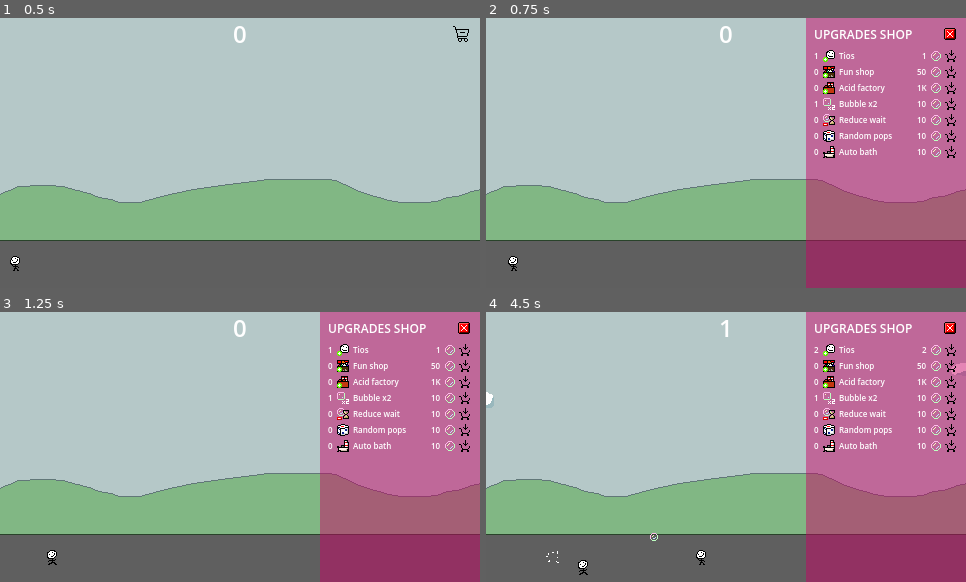
Above: before the commit, frames 1-4 (two rows, left to right).
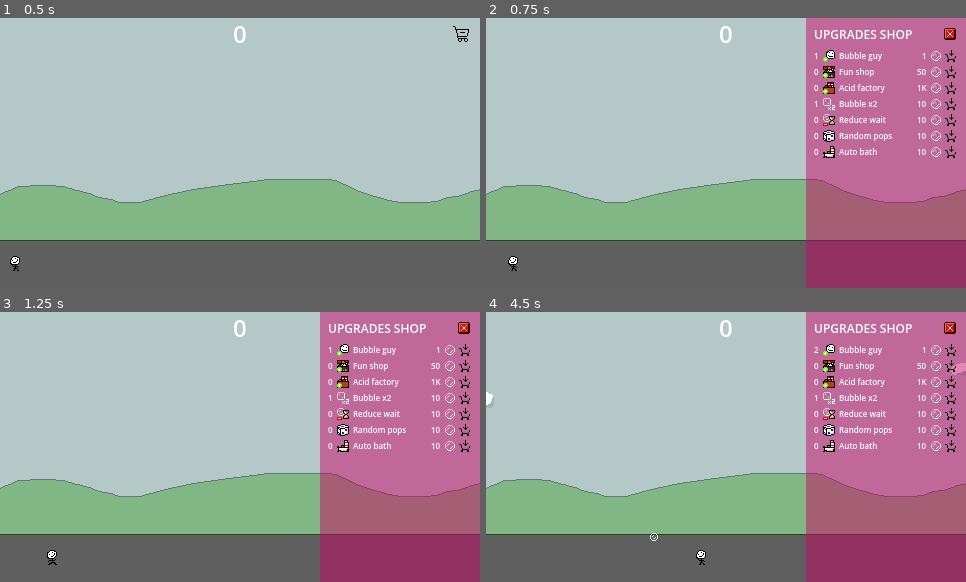
Above: after the commit, the same moments.

Repository: DISN-kolo/bubble-clicker-ggj25
Game: Godot game, scene res://main scene/MainScene.tscn
The game is run twice, just before and just after one commit, with the same random seed, the same clock (stepped at 60 frames per second) and the same inputs.
Inputs (mouse positions are in pixels of both pictures, inside the frame that each line leads up to):
- Up to frame 1 (0.5 s): no input
- Up to frame 2 (0.75 s): click (946, 34) at 0.5 s
- Up to frame 3 (1.25 s): no input
- Up to frame 4 (4.5 s): click (951, 349) at 1.27 s; tap Enter (ui_accept) at 2, 2.27, 3.02 s; move the mouse to (572, 555) at 2.02 s; hold Right (ui_right) 2.03-3.53 s; click (572, 555) at 2.1 s; move the mouse to (630, 460) at 2.77 s; click (630, 460) at 2.85 s; move the mouse to (774, 387) at 3.52 s; hold Left (ui_left) 3.53-4.28 s; click (774, 387) at 3.6 s; move the mouse to (553, 560) at 4.27 s; hold Right (ui_right) from 4.28 s (still down); click (553, 560) at 4.35 s

Frame 1 is identical in both runs. In frame 2, 0.1% of the frame differs, in the area x 73-83%, y 12-16%; in frame 3, 0.1%; in frame 4, 0.3%, in the area x 12-92%, y 2-98%.

Commit message:
set price to guy

Diff:
--- a/bubbles_value/bubbles_global.gd
+++ b/bubbles_value/bubbles_global.gd
@@ -7,51 +7,46 @@
 
 const upgrades = [
 	{
-		"name": "Tios",
+		"name": "Bubble guy",
 		"quantity": 1,
 		"img": "UpTio.png",
-		"price": "1",
+		"prices": ["1"],
+		"noLimit": true
 	},
 	{
 		"name": "Fun shop",
 		"quantity": 0,
 		"img": "UpShoppy.png",
-		"price": "",
 		"prices": ["50", "500", "50000", "500000", "50000000", "5000000000"],
 	},
 	{
 		"name": "Acid factory",
 		"quantity": 0,
 		"img": "UpFactory.png",
-		"price": "",
 		"prices": ["1000", "10000", "100000", "10000000"],
 	},
 	{
 		"name": "Bubble x2",
 		"quantity": 1,
 		"img": "UpBubblePtsALTERNATIVE.png",
-		"price": "",
 		"prices": ["10", "100", "500", "2500", "50000", "1000000"],
 	},
 	{
 		"name": "Reduce wait",
 		"quantity": 0,
 		"img": "BubbleTimerReduce.png",
-		"price": "",
 		"prices": ["10", "100", "500", "2500", "50000", "1000000"],
 	},
 	{
 		"name": "Random pops",
 		"quantity": 0,
 		"img": "UpRandomPop.png",
-		"price": "",
 		"prices": ["10", "100", "500", "2500", "50000", "1000000"],
 	},
 		{
 		"name": "Auto bath",
 		"quantity": 0,
 		"img": "UpBath.png",
-		"price": "",
 		"prices": ["10", "100", "500", "2500", "50000", "1000000"],
 	},
 ]
--- a/ui_shop/ui_shop.gd
+++ b/ui_shop/ui_shop.gd
@@ -9,10 +9,7 @@
 	for upgrade in BubblesGlobal.upgrades:
 		var control = UPGRADE.instantiate();
 		control.upgrade_name = upgrade.name;
-		if (upgrade.price.length() > 0):
-			control.upgrade_price = upgrade.price;
-		else:
-			control.upgrade_price = upgrade.prices[0];
+		control.upgrade_price = upgrade.prices[0];
 		control.upgrade_quantity = upgrade.quantity;
 		if (ResourceLoader.exists("res://resources/" + upgrade.img)):
 			control.upgrade_img = ResourceLoader.load("res://resources/" + upgrade.img);
--- a/ui_shop/upgrade.gd
+++ b/ui_shop/upgrade.gd
@@ -43,40 +43,11 @@
 
 func upgradePrice():
 	var upgrade = BubblesGlobal.upgrades.filter(func (upgrade): return upgrade.name == upgrade_name);
-	if (upgrade[0].price.length() > 0):
-		return addPrice(upgrade_price);
-	else:
-		var i = 0;
-		while i < upgrade[0].prices.size() && upgrade[0].prices[i] != upgrade_price:
-			i += 1;
-		if (i  < upgrade[0].prices.size() - 1):
-			return upgrade[0].prices[i + 1];
-		return "-1";
-
-func addPrice(num : String):
-	var numArr = BubblesGlobal.arrayBubbles(num);
-	var priceArr = BubblesGlobal.arrayBubbles(upgrade_price);
-	var result = [];
-	var carry = 0;
-
-	while numArr.size() > 0 or priceArr.size() > 0:
-		var sum = 0;
-
-		if numArr.size() > 0:
-			sum += numArr.pop_front();
-
-		if priceArr.size() > 0:
-			sum += priceArr.pop_front();
-
-		sum += carry;
-		carry = 0;
-
-		result.append(BubblesGlobal.arrayBubbles(str(sum))[0]);
-
-		if BubblesGlobal.arrayBubbles(str(sum)).size() > 1:
-			carry = BubblesGlobal.arrayBubbles(str(sum))[1];
-
-	if carry != 0:
-		result.append(carry);
-
-	return BubblesGlobal.displayBubbles(result);
+	var i = 0;
+	while i < upgrade[0].prices.size() && upgrade[0].prices[i] != upgrade_price:
+		i += 1;
+	if (i  < upgrade[0].prices.size() - 1):
+		return upgrade[0].prices[i + 1];
+	elif (upgrade[0].noLimit):
+		return upgrade_price;
+	return "-1";
Not shown, changed: resources/UpFactory.png.import
Not shown, changed: resources/UpShoppy.png.import
Not shown, changed: resources/UpTio.png.import
